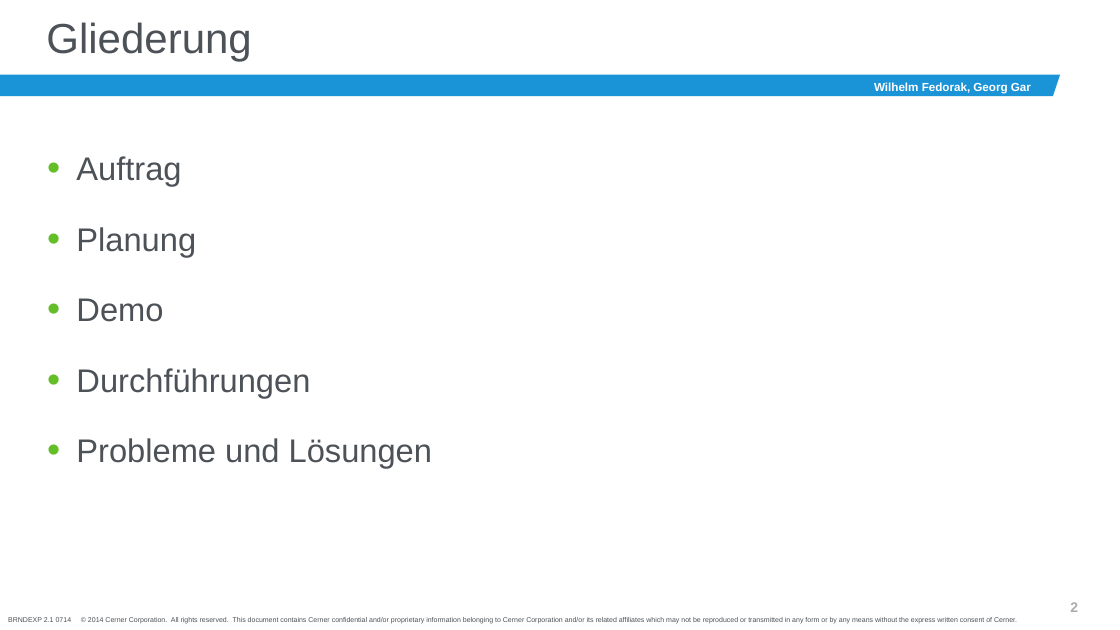
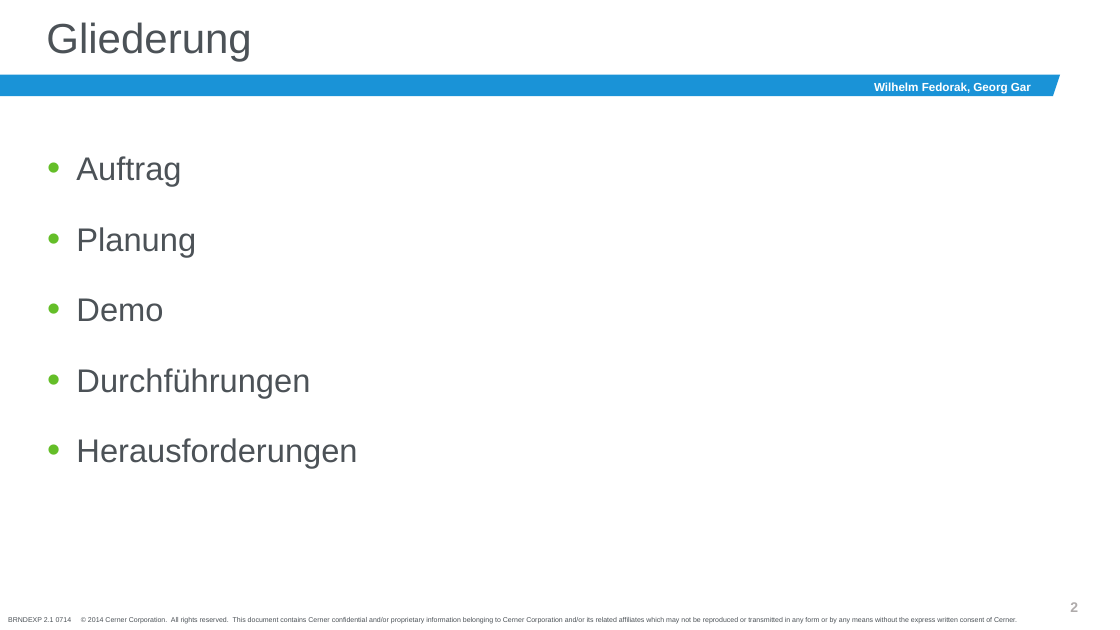
Before and after one commit to Georhelm/SchulProjekt, a slide deck: slide 3 of SchulProjektPräsentation.pptx. Drawn at 1120x630 pixels with LibreOffice and Linux fonts; fonts in the diff are those of the drawing; background and template pictures are left out. Boxes give left, top, right and bottom in pixels: in the first picture for what was removed or moved away, otherwise in the second. Text is boxed around its words. In the diff, an @@ line names an element or a change of style, - is before the commit and + after.

Commit message:
Updated presentation

```diff
--- a/SchulProjektPräsentation.pptx
+++ b/SchulProjektPräsentation.pptx
@@ text at <box>76,438,357,468</box>: text changed @@
-• Probleme und Lösungen
+• Herausforderungen
```
Also in this commit, not shown: 1 other slide changed.
